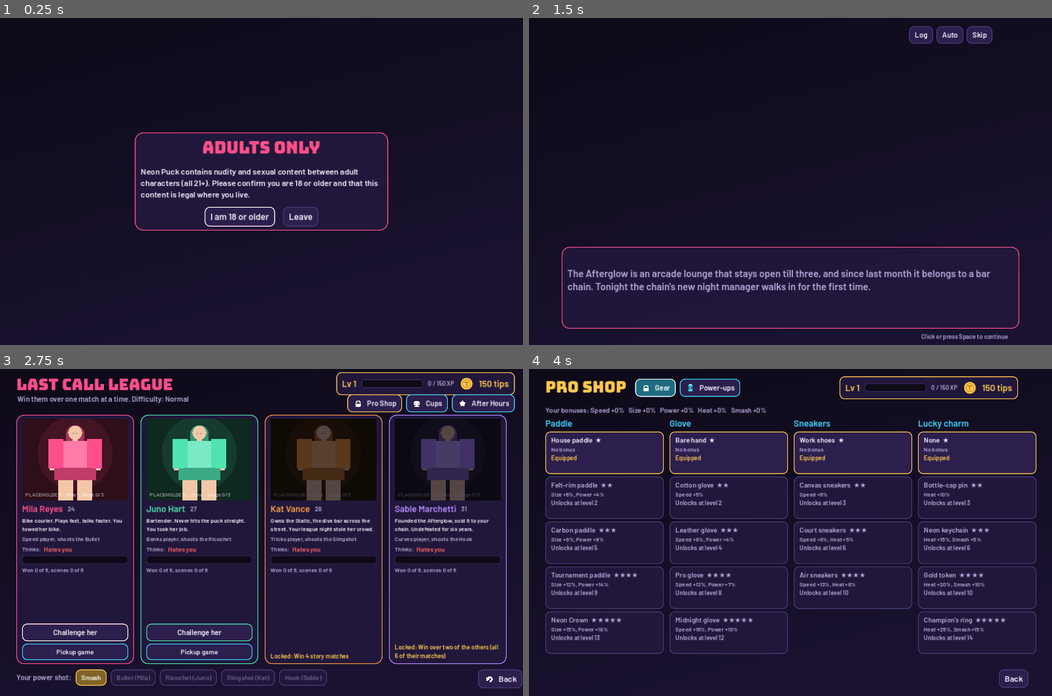
Above: before the commit, frames 1-4 (two rows, left to right).
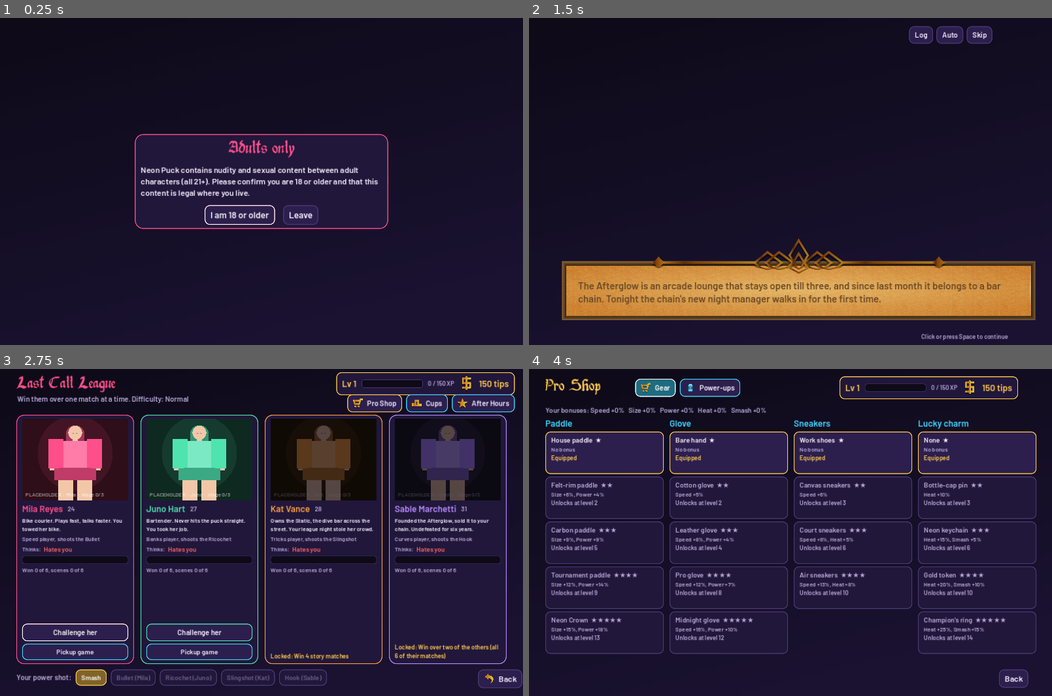
Above: after the commit, the same moments.

Repository: VadimS42/neon-puck
Game: Godot game, scene res://scenes/Main.tscn
Two runs of this game, one before a commit and one after it. Both use one fixed random seed, a clock stepped at 60 frames per second and the inputs below.
Inputs:
- Up to frame 1 (0.25 s): no input
- Up to frame 2 (1.5 s): click "I am 18 or older" at 0.5 s; click "Play" at 1.25 s
- Up to frame 3 (2.75 s): click "Skip" at 2 s
- Up to frame 4 (4 s): click "Pro Shop" at 2.75 s; click "Gear" at 3.5 s

The runs differ from the first frame. In frame 1, 3.4% of the frame differs, in the area x 25-75%, y 35-65%; in frame 2, 17%, in the area x 6-97%, y 67-95%; in frame 3, 1.1%; in frame 4, 0.6%.

Commit message:
Try the new fantasy art kit in both games (review branch)
Gold icon set, parchment dialogue frame and Mork Dungeon display font
from the new packs, wired in so the look can be judged in-game. The VN
box uses the frame when art/ui/dialogue_box.png exists and switches its
text to dark ink. Icons are padded to square so tall glyphs don't
stretch buttons.

Co-Authored-By: Claude Opus 5.5 <noreply@anthropic.com>
Claude-Session: https://claude.ai/code/session_01TeVA9ZWAqZNUt5a5dZqUTC

Diff:
--- a/play/scripts/UI.gd
+++ b/play/scripts/UI.gd
@@ -19,7 +19,7 @@
 const LINE := Color("#4A3A75")
 
 
-const DISPLAY_FONT := preload("res://art/fonts/Bungee-Regular.ttf")
+const DISPLAY_FONT := preload("res://art/fonts/MorkDungeon.ttf")
 const BODY_FONT := preload("res://art/fonts/Barlow-SemiBold.ttf")
 ## Labels this size or bigger use the display face (titles, scores, banners).
 const DISPLAY_MIN := 30
--- a/play/scripts/screens/VNScreen.gd
+++ b/play/scripts/screens/VNScreen.gd
@@ -21,6 +21,7 @@
 var portrait: HeroinePortrait
 var name_lbl: Label
 var text_lbl: Label
+var parchment := false
 var choice_box: VBoxContainer
 var auto_btn: Button
 var log_layer: Control
@@ -47,7 +48,21 @@
 	portrait.size = Vector2(500, 560)
 	add_child(portrait)
 	var box := UI.panel(Color(UI.PANEL, 0.95), 18, UI.hcolor(heroine_id) if heroine_id != "" else UI.PINK)
-	box.position = Vector2(80, 560)
+	var frame := ArtAssets.ui("dialogue_box")
+	if frame:
+		var st := StyleBoxTexture.new()
+		st.texture = frame
+		st.texture_margin_top = 70
+		st.texture_margin_left = 24
+		st.texture_margin_right = 24
+		st.texture_margin_bottom = 24
+		st.content_margin_left = 40
+		st.content_margin_right = 40
+		st.content_margin_top = 60
+		st.content_margin_bottom = 20
+		box.add_theme_stylebox_override("panel", st)
+		parchment = true
+	box.position = Vector2(80, 540)
 	box.size = Vector2(1120, 200)
 	box.mouse_filter = Control.MOUSE_FILTER_IGNORE
 	add_child(box)
@@ -123,6 +138,10 @@
 		name_lbl.add_theme_color_override("font_color", UI.hcolor(who))
 		portrait.visible = true
 		portrait.modulate = Color.WHITE
+	if parchment:
+		text_lbl.add_theme_color_override("font_color", Color("3b2410") if who != "narrator" else Color("6b4a26"))
+		name_lbl.add_theme_constant_override("outline_size", 6)
+		name_lbl.add_theme_color_override("font_outline_color", Color("3b2410"))
 		if portrait.heroine_id != who:
 			portrait.heroine_id = who
 		portrait.set_expression(String(L.get("e", "neutral")))
--- a/scripts/UI.gd
+++ b/scripts/UI.gd
@@ -19,7 +19,7 @@
 const LINE := Color("#4A3A75")
 
 
-const DISPLAY_FONT := preload("res://art/fonts/Bungee-Regular.ttf")
+const DISPLAY_FONT := preload("res://art/fonts/MorkDungeon.ttf")
 const BODY_FONT := preload("res://art/fonts/Barlow-SemiBold.ttf")
 ## Labels this size or bigger use the display face (titles, scores, banners).
 const DISPLAY_MIN := 30
--- a/scripts/screens/VNScreen.gd
+++ b/scripts/screens/VNScreen.gd
@@ -21,6 +21,7 @@
 var portrait: HeroinePortrait
 var name_lbl: Label
 var text_lbl: Label
+var parchment := false
 var choice_box: VBoxContainer
 var auto_btn: Button
 var log_layer: Control
@@ -47,7 +48,21 @@
 	portrait.size = Vector2(500, 560)
 	add_child(portrait)
 	var box := UI.panel(Color(UI.PANEL, 0.95), 18, UI.hcolor(heroine_id) if heroine_id != "" else UI.PINK)
-	box.position = Vector2(80, 560)
+	var frame := ArtAssets.ui("dialogue_box")
+	if frame:
+		var st := StyleBoxTexture.new()
+		st.texture = frame
+		st.texture_margin_top = 70
+		st.texture_margin_left = 24
+		st.texture_margin_right = 24
+		st.texture_margin_bottom = 24
+		st.content_margin_left = 40
+		st.content_margin_right = 40
+		st.content_margin_top = 60
+		st.content_margin_bottom = 20
+		box.add_theme_stylebox_override("panel", st)
+		parchment = true
+	box.position = Vector2(80, 540)
 	box.size = Vector2(1120, 200)
 	box.mouse_filter = Control.MOUSE_FILTER_IGNORE
 	add_child(box)
@@ -123,6 +138,10 @@
 		name_lbl.add_theme_color_override("font_color", UI.hcolor(who))
 		portrait.visible = true
 		portrait.modulate = Color.WHITE
+	if parchment:
+		text_lbl.add_theme_color_override("font_color", Color("3b2410") if who != "narrator" else Color("6b4a26"))
+		name_lbl.add_theme_constant_override("outline_size", 6)
+		name_lbl.add_theme_color_override("font_outline_color", Color("3b2410"))
 		if portrait.heroine_id != who:
 			portrait.heroine_id = who
 		portrait.set_expression(String(L.get("e", "neutral")))
Binary file added: art/fonts/MorkDungeon.ttf
Not shown, added: art/fonts/MorkDungeon.ttf.import
Binary file added: art/ui/dialogue_box.png
Not shown, added: art/ui/dialogue_box.png.import
Binary file changed: art/ui/icons/coin.png
Binary file changed: art/ui/icons/exit.png
Binary file changed: art/ui/icons/fastForward.png
Binary file changed: art/ui/icons/gear.png
Binary file changed: art/ui/icons/home.png
Binary file changed: art/ui/icons/information.png
Binary file changed: art/ui/icons/question.png
Binary file changed: art/ui/icons/return.png
(and 20 more such lines)
